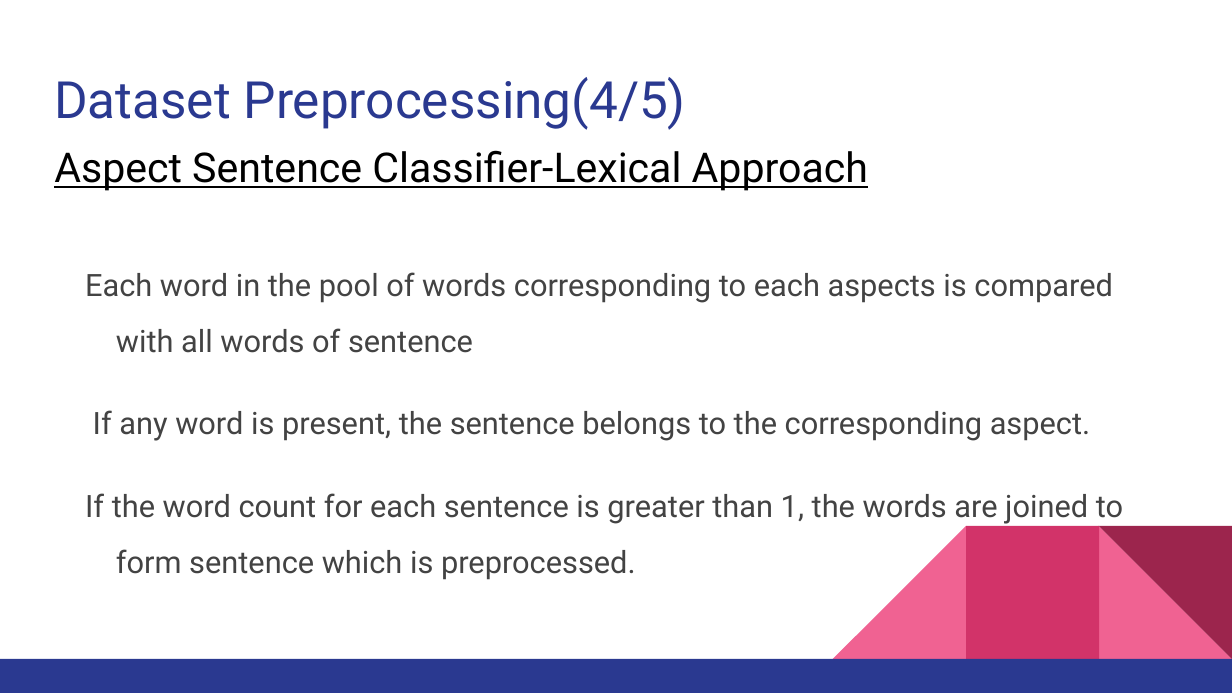
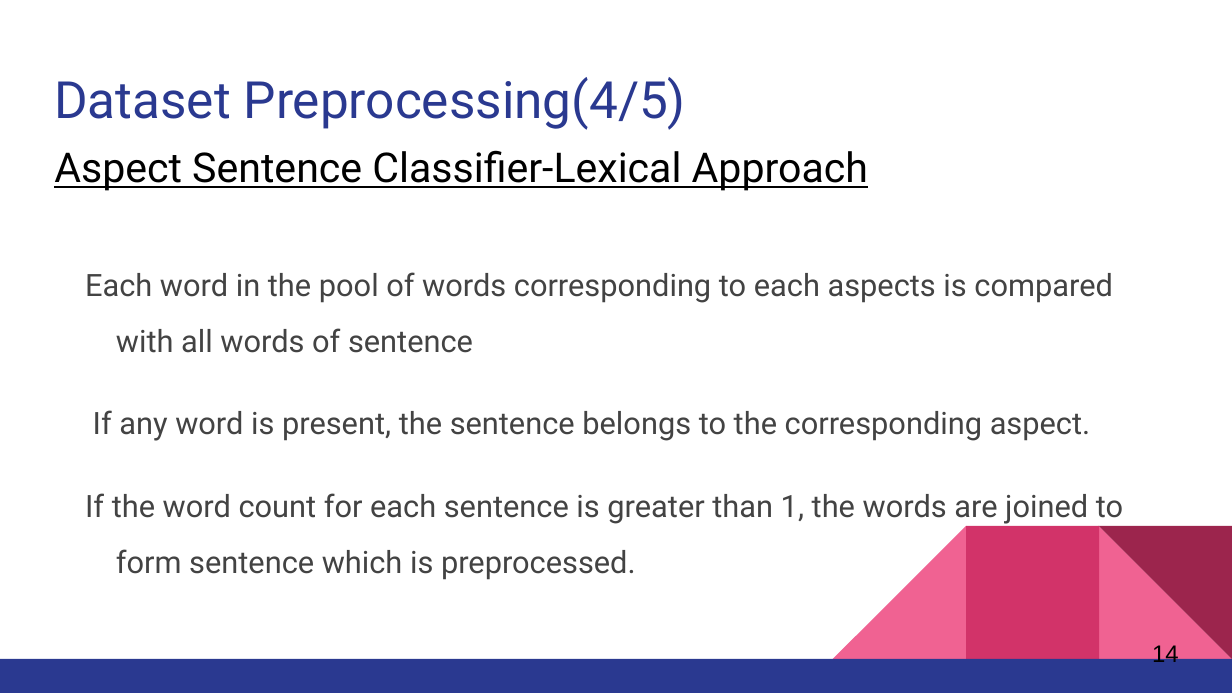
Before and after one commit to pranavshenoy/job_analysis, a slide deck: slide 14 of Presentation/final_presentation.pptx. Drawn at 1232x693 pixels with LibreOffice and Linux fonts; fonts in the diff are those of the drawing. Boxes give left, top, right and bottom in pixels: in the first picture for what was removed or moved away, otherwise in the second. Text is boxed around its words. In the diff, an @@ line names an element or a change of style, - is before the commit and + after.

Commit message:
final ppt

```diff
--- a/Presentation/final_presentation.pptx
+++ b/Presentation/final_presentation.pptx
@@ page number added at <box>1152,643,1179,668</box>, 14 pt, text #000000 @@
+14
```
Also in this commit, not shown: 27 other slides changed, 1 slide added, 1 slide removed, 1 other file.
